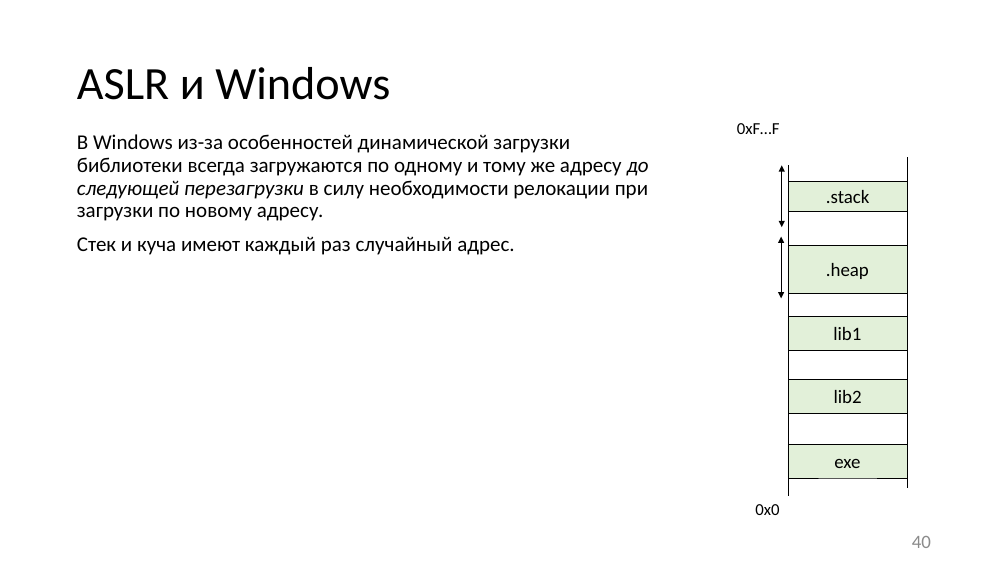
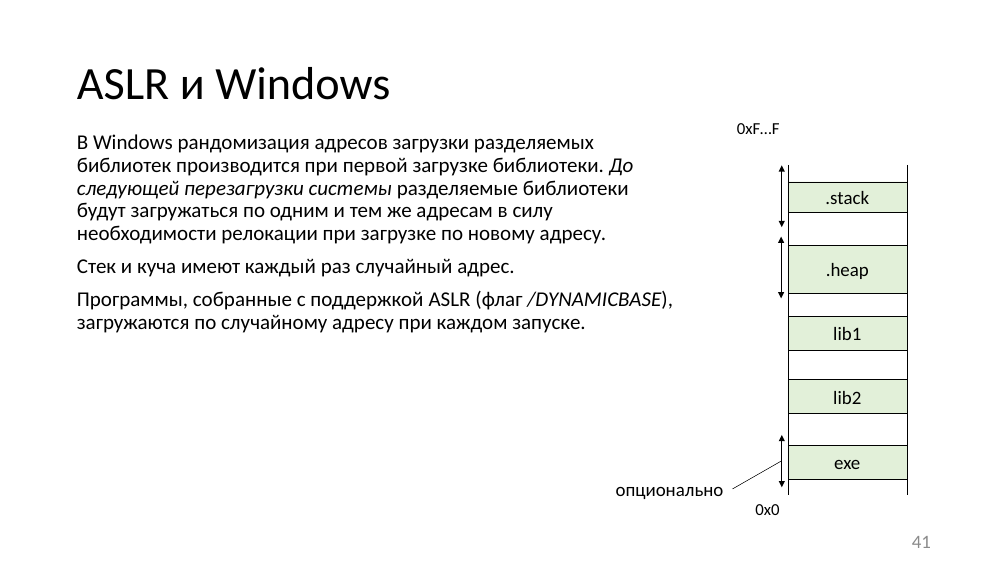
Before and after one commit to itsecd/low-level-programming, a slide deck: slide 41 of Lectures/6.Vulnerabilities/Lecture6.pptx (slide 40 before the commit). Drawn at 1008x567 pixels with LibreOffice and Linux fonts; fonts in the diff are those of the drawing. Boxes give left, top, right and bottom in pixels: in the first picture for what was removed or moved away, otherwise in the second. Text is boxed around its words. In the diff, an @@ line names an element or a change of style, - is before the commit and + after.

```diff
--- a/Lectures/6.Vulnerabilities/Lecture6.pptx
+++ b/Lectures/6.Vulnerabilities/Lecture6.pptx
@@ text at [77,134,633,244]: text changed @@
-В Windows из-за особенностей динамической загрузки библиотеки всегда загружаются по одному и тому же адресу до следующей перезагрузки в силу необходимости релокации при загрузки по новому адресу.
+В Windows рандомизация адресов загрузки разделяемых библиотек производится при первой загрузке библиотеки. До следующей перезагрузки системы разделяемые библиотеки будут загружаться по одним и тем же адресам в силу необходимости релокации при загрузке по новому адресу.
@@ line moved from (907, 157) - (907, 488) to (907, 165) - (907, 495) @@
@@ text at [77,291,673,333]: paragraph added @@
+Программы, собранные с поддержкой ASLR (флаг /DYNAMICBASE), загружаются по случайному адресу при каждом запуске.
@@ double arrow added from (782, 435) to (782, 488), #000000 0.5 pt @@
@@ line added from (733, 489) to (781, 461), #000000 0.5 pt @@
@@ text added at [616,487,724,499], 18 pt, text #000000 @@
+опционально
@@ page number at [912,536,931,548]: text changed @@
-40
+41
```
Also in this commit, not shown: 26 other slides changed, 2 slides added, 1 slide removed, 1 other file.
